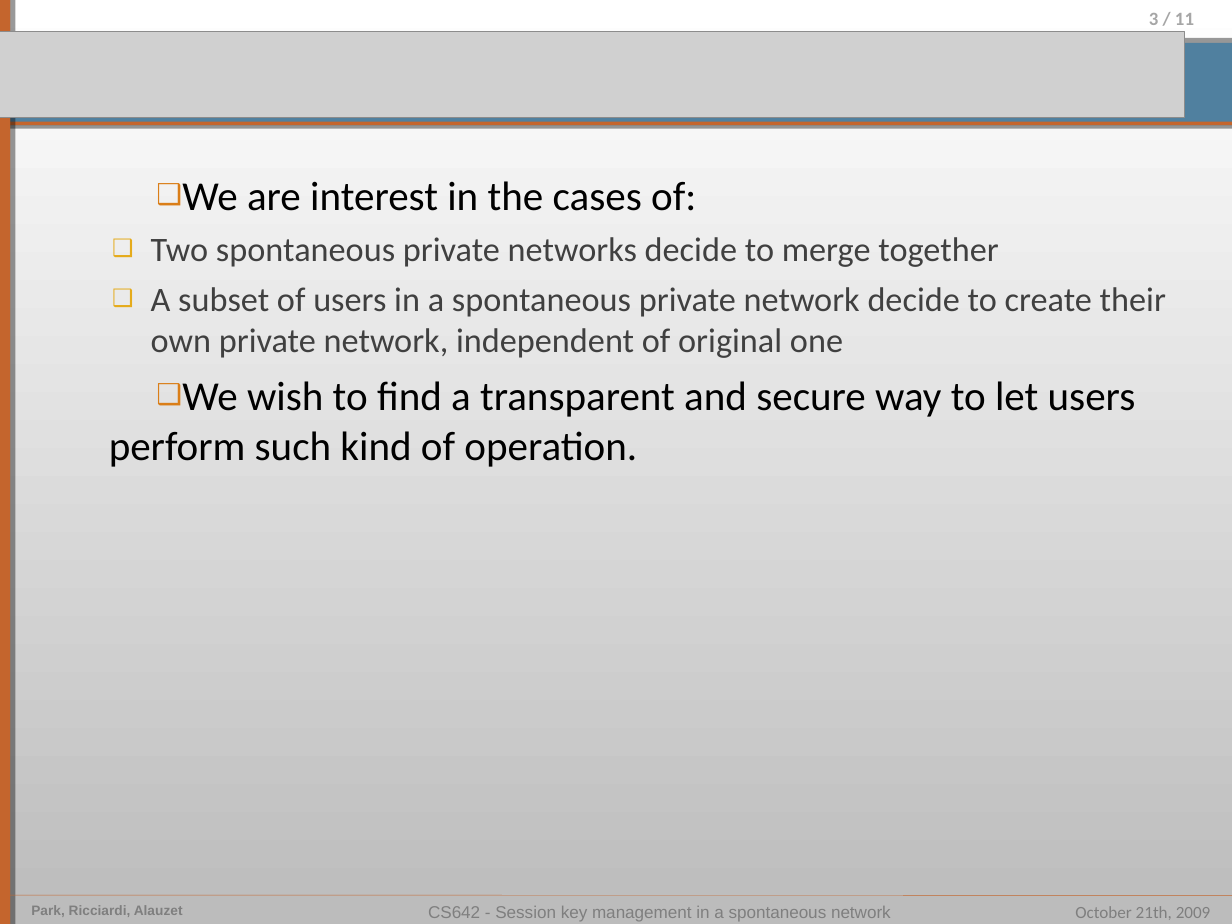
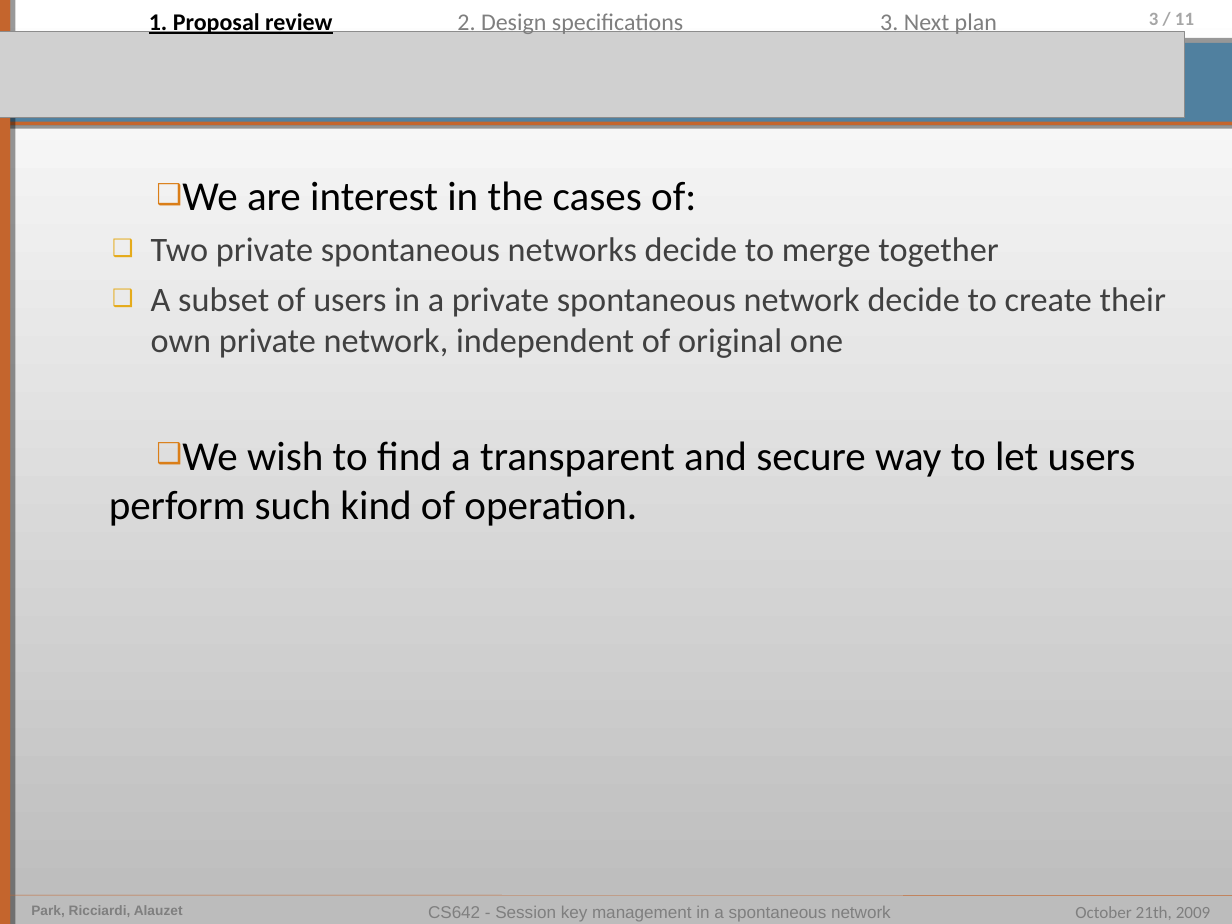
Before and after one commit to pierrealauzet/skemasnet, a slide deck: slide 3 of 2_design/CS462_Skemasnet_design.ppt. Drawn at 1232x924 pixels with LibreOffice and Linux fonts; fonts in the diff are those of the drawing; grey boxes stand for pictures. Boxes give left, top, right and bottom in pixels: in the first picture for what was removed or moved away, otherwise in the second. Text is boxed around its words. In the diff, an @@ line names an element or a change of style, - is before the commit and + after.

```diff
--- a/2_design/CS462_Skemasnet_design.ppt
+++ b/2_design/CS462_Skemasnet_design.ppt
@@ text added at (149,13,332,36), 14 pt, text #000000, bold, underline @@
+1. Proposal review
@@ text added at (457,13,683,36), 14 pt, text #7F7F7F @@
+2. Design specifications
@@ text added at (880,13,997,36), 14 pt, text #7F7F7F @@
+3. Next plan
@@ text at (151,237,1166,358): text changed @@
-  ❑ Two spontaneous private networks decide to merge together
-  ❑ A subset of users in a spontaneous private network decide to create their own private network, independent of original one
+  ❑ Two private spontaneous networks decide to merge together
+  ❑ A subset of users in a private spontaneous network decide to create their own private network, independent of original one
```
Also in this commit, not shown: 6 other slides changed, 4 slides added, 4 slides removed, 1 other file.
